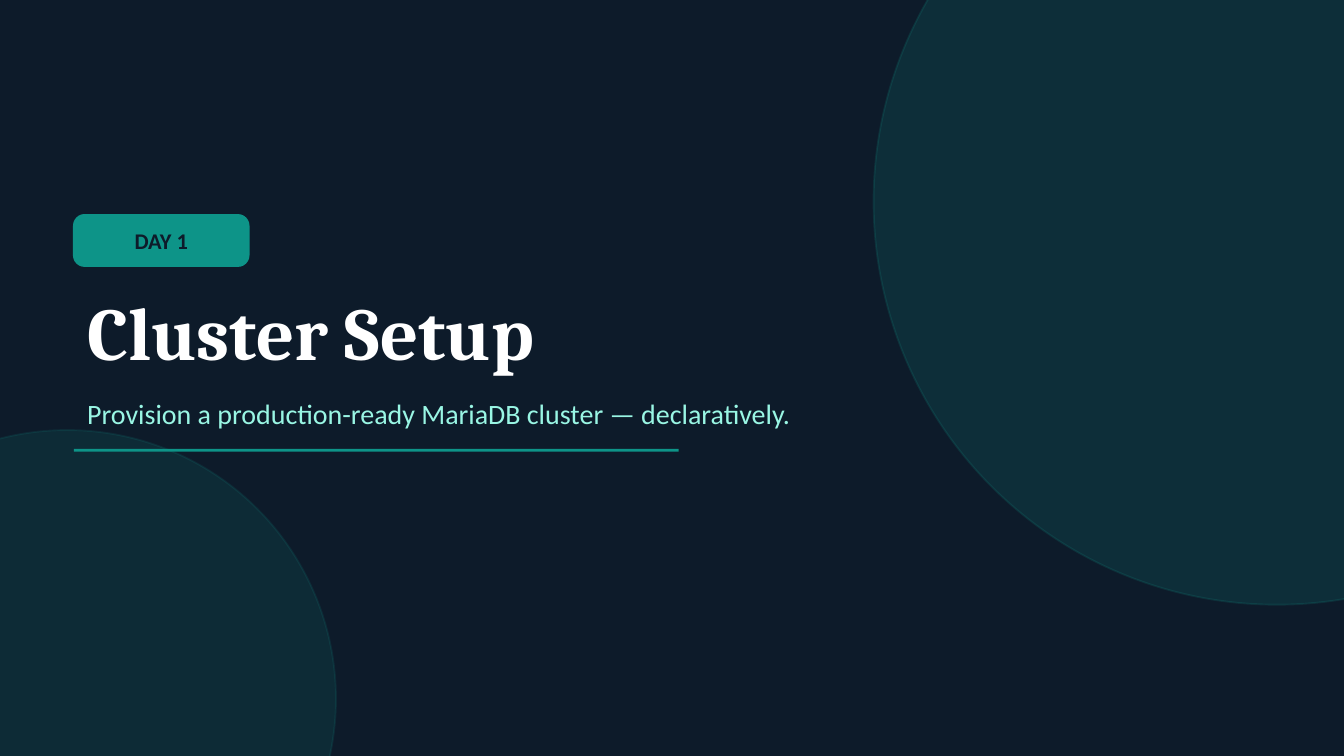
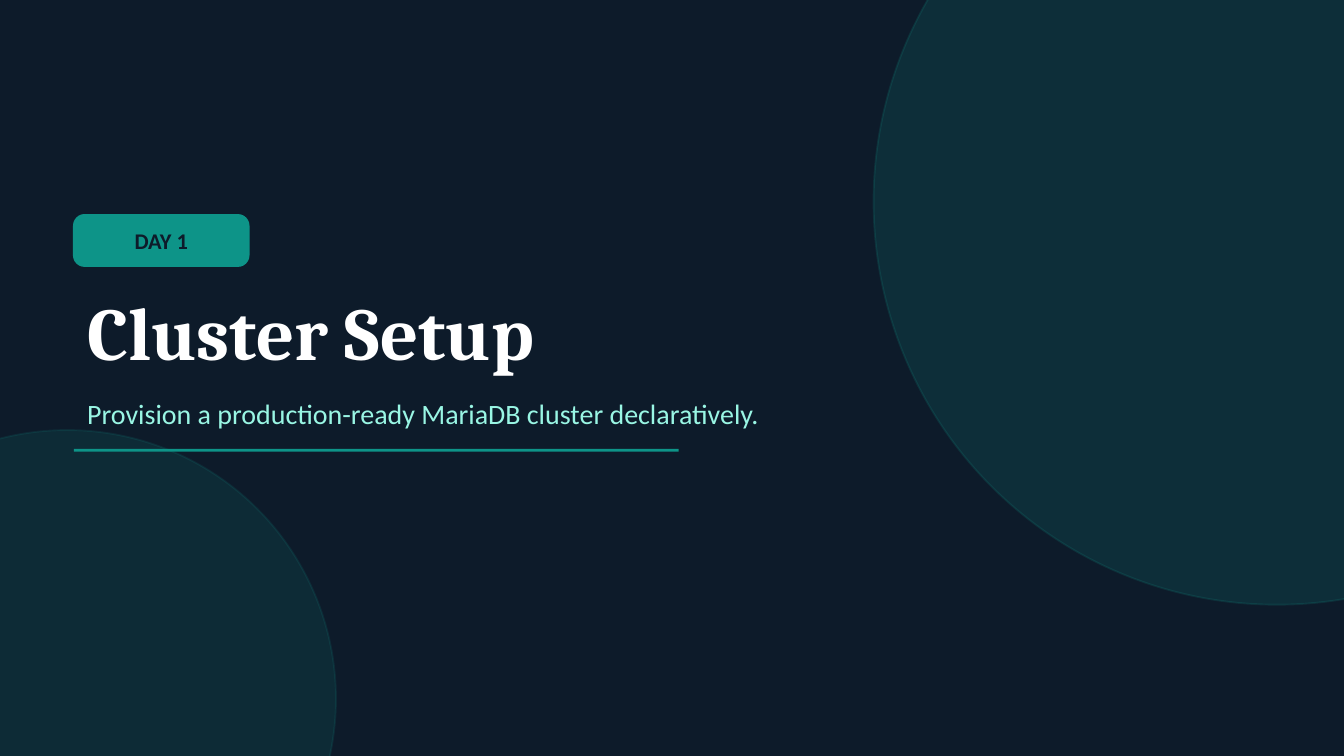
Before and after one commit to Bandwidth/mariadb-operator, a slide deck: slide 5 of demos/multi-cluster/slides/mariadb-operator.odp. Drawn at 1344x756 pixels with LibreOffice and Linux fonts; fonts in the diff are those of the drawing. Boxes give left, top, right and bottom in pixels: in the first picture for what was removed or moved away, otherwise in the second. Text is boxed around its words. In the diff, an @@ line names an element or a change of style, - is before the commit and + after.

```diff
--- a/demos/multi-cluster/slides/mariadb-operator.odp
+++ b/demos/multi-cluster/slides/mariadb-operator.odp
@@ text at bbox=[87, 404, 759, 429]: text changed @@
-Provision a production-ready MariaDB cluster — declaratively.
+Provision a production-ready MariaDB cluster declaratively.
```
Also in this commit, not shown: 18 other slides changed, 3 other files.
